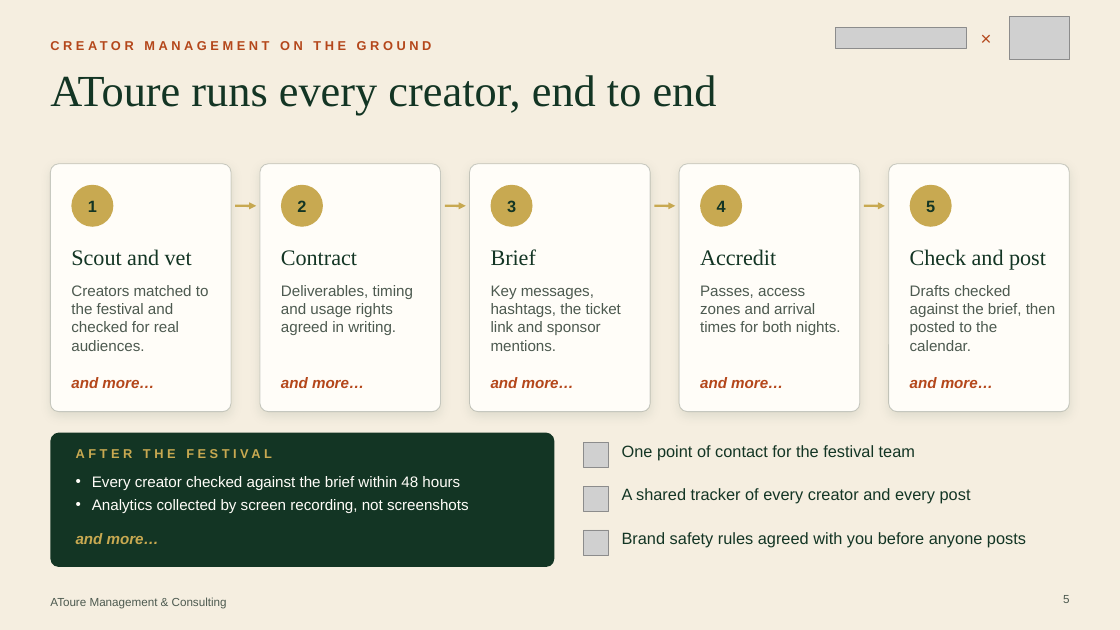
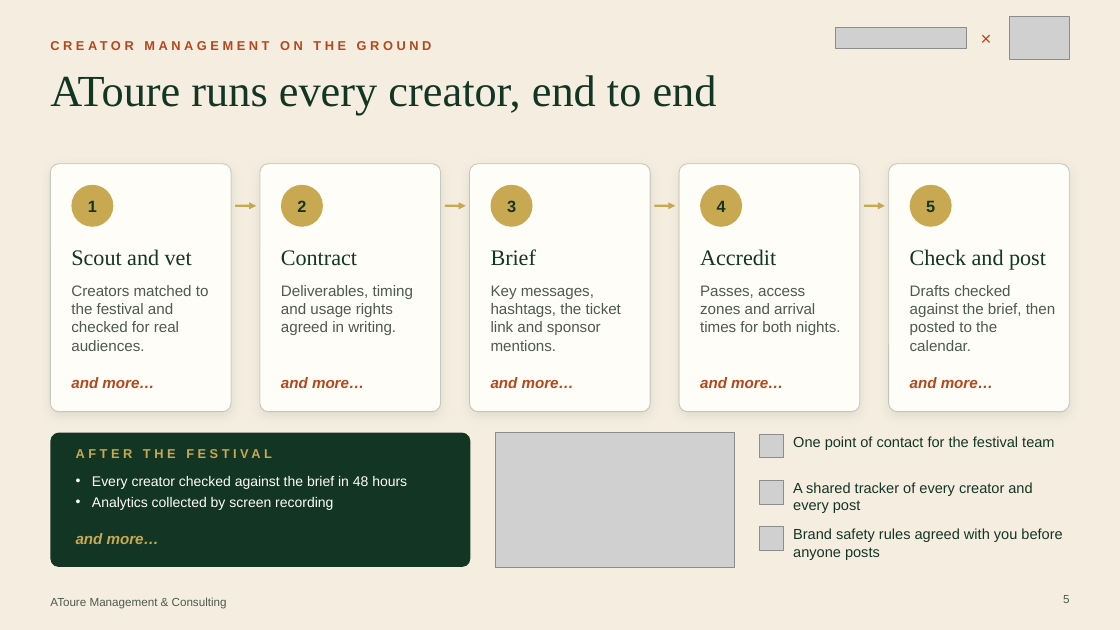
Before and after one commit to atoureconsulting/Mother-Africa, a slide deck: slide 5 of proposition-deck/AToure Mother Africa Festival Proposal.pptx. Drawn at 1120x630 pixels with LibreOffice and Linux fonts; fonts in the diff are those of the drawing; grey boxes stand for pictures. Boxes give left, top, right and bottom in pixels: in the first picture for what was removed or moved away, otherwise in the second. Text is boxed around its words. In the diff, an @@ line names an element or a change of style, - is before the commit and + after.

```diff
--- a/proposition-deck/AToure Mother Africa Festival Proposal.pptx
+++ b/proposition-deck/AToure Mother Africa Festival Proposal.pptx
@@ rounded rectangle resized from (x1=50, y1=433, x2=555, y2=567) to (x1=50, y1=433, x2=471, y2=567) @@
@@ text "AFTER THE FESTIVAL" rewrapped from (x1=76, y1=445, x2=496, y2=469) to (x1=76, y1=445, x2=445, y2=469) @@
@@ picture added at (x1=496, y1=433, x2=734, y2=567) @@
@@ picture moved from (x1=584, y1=443, x2=609, y2=468) to (x1=760, y1=434, x2=783, y2=458) @@
@@ size 14 to 12.5 pt in 3 elements at (x1=793, y1=482, x2=1032, y2=513), (x1=793, y1=528, x2=1062, y2=560), (x1=793, y1=436, x2=1054, y2=450) @@
@@ text "One point of contact for ..." moved from (x1=622, y1=445, x2=915, y2=461) to (x1=793, y1=436, x2=1054, y2=450) @@
@@ text at (x1=92, y1=476, x2=407, y2=510): text changed; size 13 to 12 pt @@
-• Every creator checked against the brief within 48 hours
-• Analytics collected by screen recording, not screenshots
+• Every creator checked against the brief in 48 hours
+• Analytics collected by screen recording
@@ text "A shared tracker of every ..." moved from (x1=622, y1=488, x2=971, y2=504) to (x1=793, y1=482, x2=1032, y2=513) @@
@@ picture moved from (x1=584, y1=486, x2=609, y2=512) to (x1=760, y1=481, x2=783, y2=504) @@
@@ picture moved from (x1=584, y1=530, x2=609, y2=555) to (x1=760, y1=527, x2=783, y2=550) @@
@@ text "Brand safety rules agreed with ..." moved from (x1=622, y1=532, x2=1026, y2=548) to (x1=793, y1=528, x2=1062, y2=560) @@
```
Also in this commit, not shown: 3 other slides changed, 21 other files.
